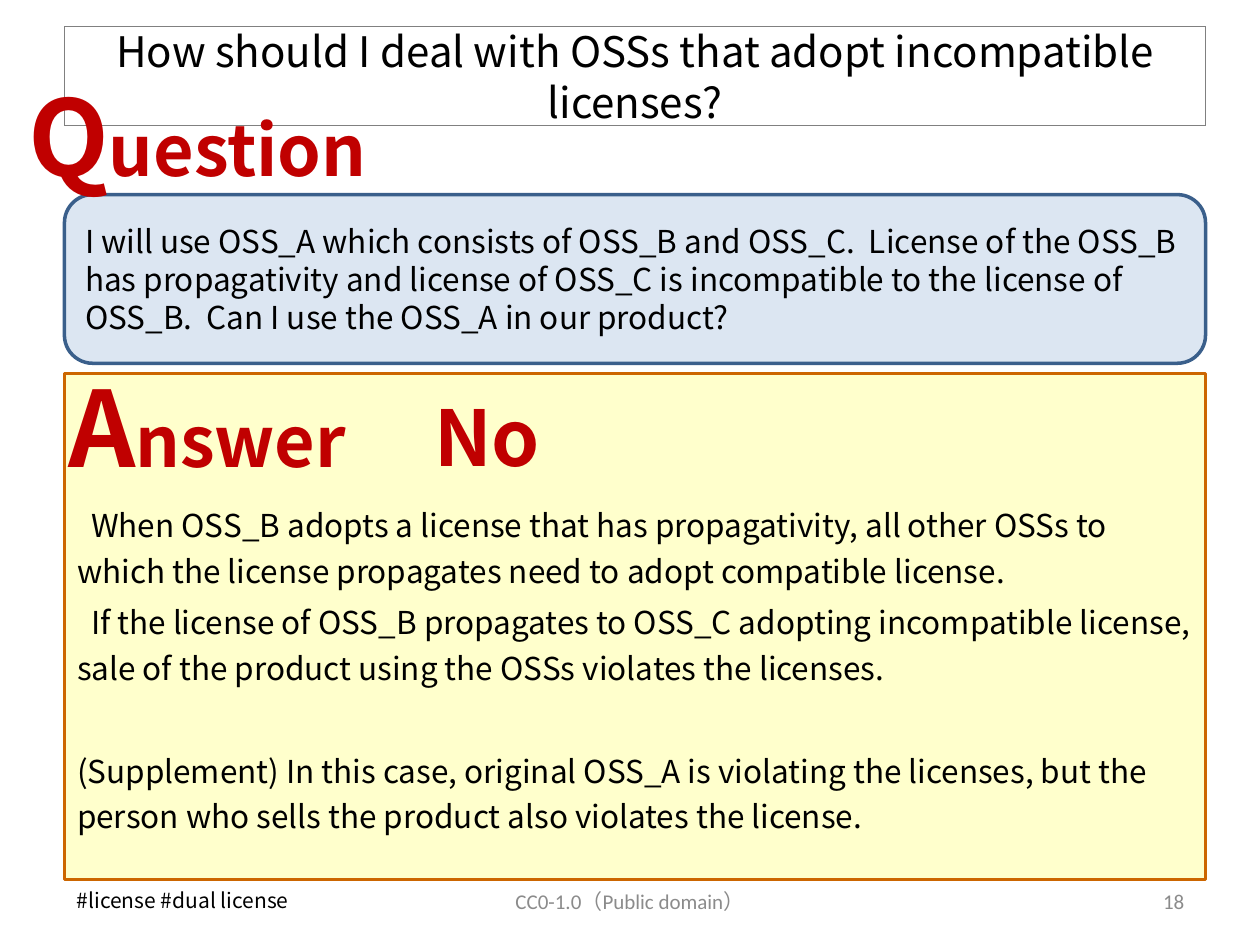
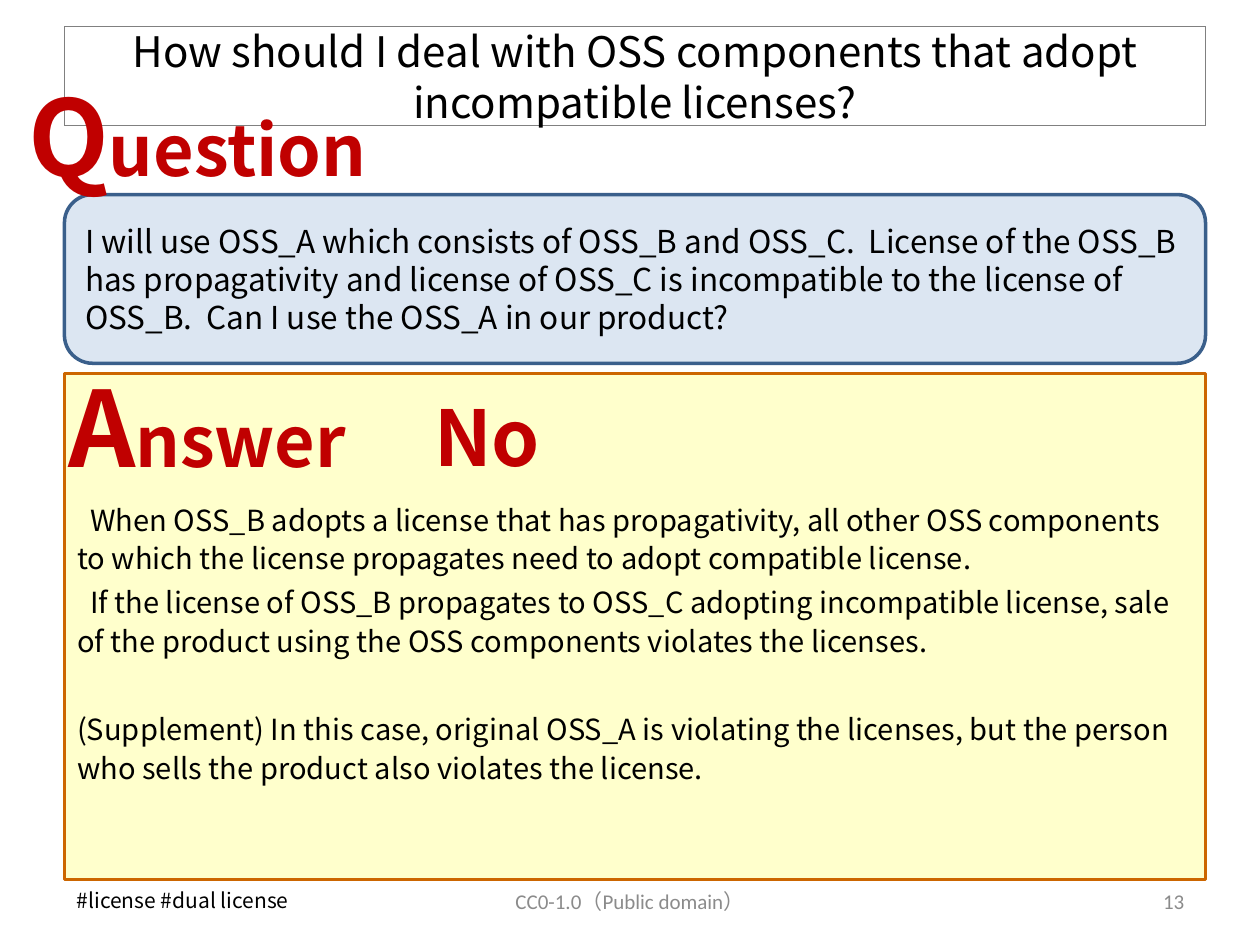
Before and after one commit to OpenChain-Project/OpenChain-JWG, a slide deck: slide 14 of Education_Material/FAQ/Misunderstandings_of_OSS_licenses_CC0.pptx (slide 18 before the commit). Drawn at 1260x945 pixels with LibreOffice and Linux fonts; fonts in the diff are those of the drawing. Boxes give left, top, right and bottom in pixels: in the first picture for what was removed or moved away, otherwise in the second. Text is boxed around its words. In the diff, an @@ line names an element or a change of style, - is before the commit and + after.

```diff
--- a/Education_Material/FAQ/Misunderstandings_of_OSS_licenses_CC0.pptx
+++ b/Education_Material/FAQ/Misunderstandings_of_OSS_licenses_CC0.pptx
@@ title at box(133, 26, 1137, 128): text changed @@
-How should I deal with OSSs that adopt incompatible licenses?
+How should I deal with OSS components that adopt incompatible licenses?
@@ text at box(77, 508, 1169, 660): text changed; size 18 to 16.6 pt @@
-When OSS_B adopts a license that has propagativity, all other OSSs to which the license propagates need to adopt compatible license.
-If the license of OSS_B propagates to OSS_C adopting incompatible license, sale of the product using the OSSs violates the licenses.
+When OSS_B adopts a license that has propagativity, all other OSS components to which the license propagates need to adopt compatible license.
+If the license of OSS_B propagates to OSS_C adopting incompatible license, sale of the product using the OSS components violates the licenses.
@@ text at box(77, 716, 1168, 786): size 18 to 16.6 pt in "(Supplement) In this case, original OSS_A is ..."; line spacing 1.2 to 1.1 @@
@@ page number at box(1163, 895, 1184, 909): text changed @@
-18
+13
```
Also in this commit, not shown: 10 other slides changed, 5 slides added, 20 slides removed.
